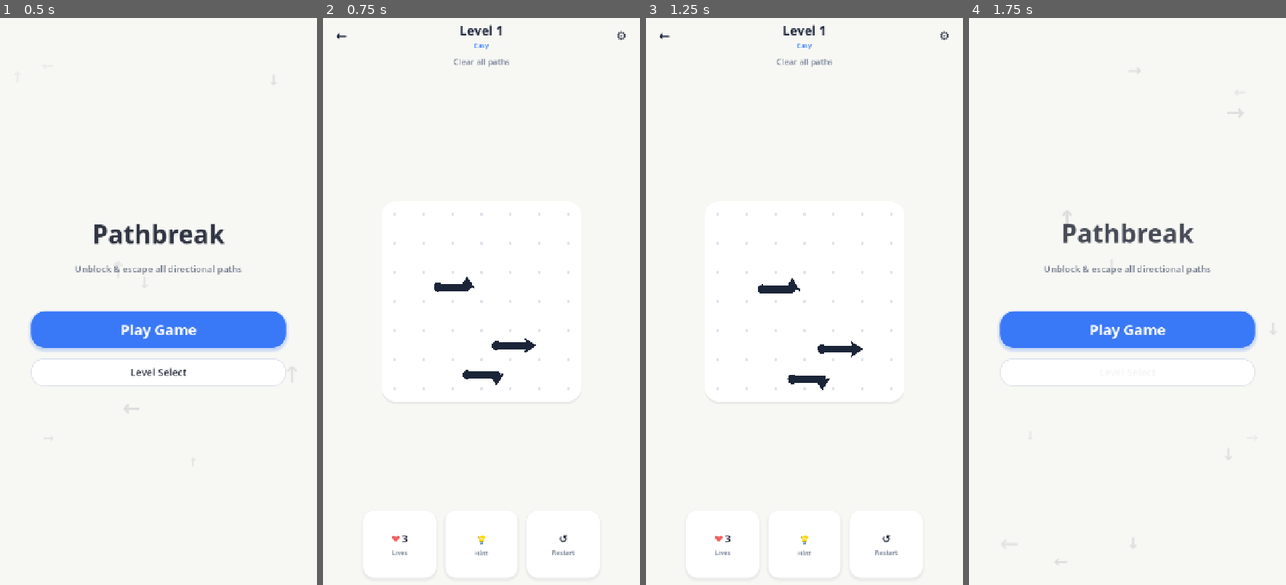
Above: before the commit, frames 1-4 (left to right).
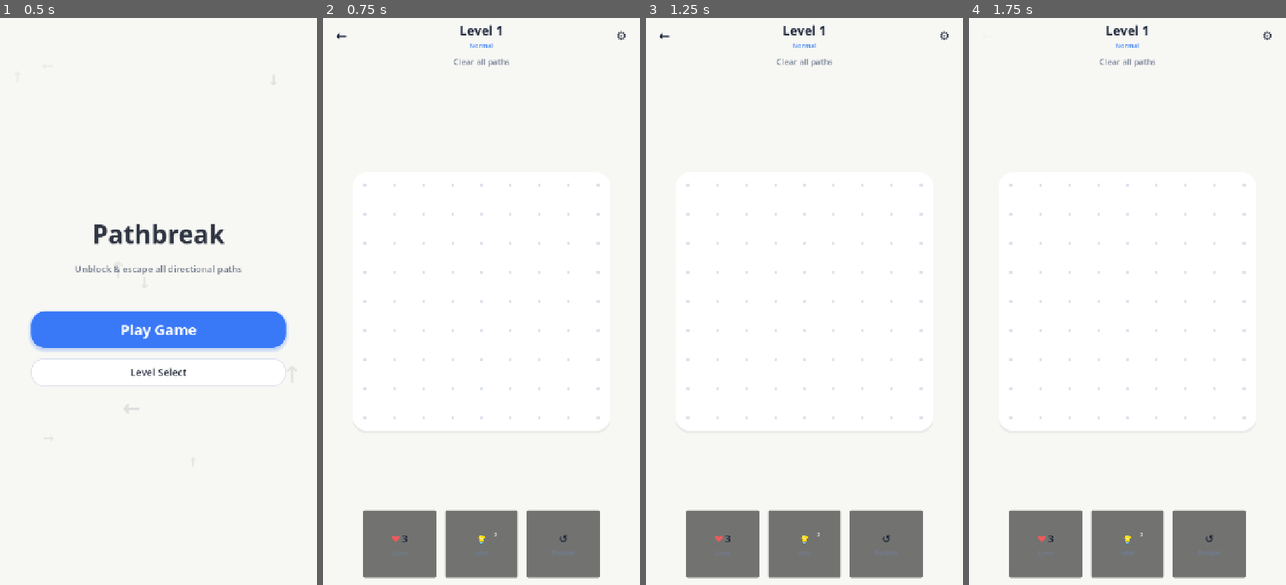
Above: after the commit, the same moments.

Repository: arvindgaikwad/Pathbreak
Game: Godot game, scene res://scenes/MainMenu.tscn
Same seed, same stepped clock (60 frames per second), same inputs: the game is played once before the commit and once after it.
Inputs:
- Up to frame 1 (0.5 s): no input
- Up to frame 2 (0.75 s): click "Play Game" at 0.5 s
- Up to frame 3 (1.25 s): no input
- Up to frame 4 (1.75 s): click "←" at 1.25 s

Frame 1 is identical in both runs. In frame 2, 9.1% of the frame differs, in the area x 12-88%, y 4-99%; in frame 3, 9.2%; in frame 4, 16%, in the area x 9-97%, y 1-99%.
Error after the commit: Parse Error: Cannot infer the type of "activated" variable because the value doesn't have a set type. (res://scripts/ui/hud.gd:69)

Commit message:
Display real lives and improve card interaction safety

Diff:
--- a/scripts/ui/hud.gd
+++ b/scripts/ui/hud.gd
@@ -15,26 +15,24 @@
 @onready var back_button = $TopBar/Margin/VBox/TopRow/BackButton
 @onready var settings_button = $TopBar/Margin/VBox/TopRow/SettingsButton
 
-const COLOR_ACCENT = Color("#3B82F6")
-const COLOR_PRIMARY_TEXT = Color("#1B2538")
-const COLOR_SECONDARY_TEXT = Color("#717D93")
+const COLOR_ACCENT := Color("#3B82F6")
+const COLOR_PRIMARY_TEXT := Color("#1B2538")
+const COLOR_SECONDARY_TEXT := Color("#717D93")
 
-func _ready():
+var interaction_locked := false
+
+func _ready() -> void:
 	_apply_styles()
-
-	# Wire signals on cards
-	lives_card.gui_input.connect(_on_card_input.bind(lives_card, func(): pass))
-	hint_card.gui_input.connect(_on_card_input.bind(hint_card, func(): hint_pressed.emit()))
-	restart_card.gui_input.connect(_on_card_input.bind(restart_card, func(): restart_pressed.emit()))
-
-	back_button.pressed.connect(func():
+	lives_card.mouse_filter = Control.MOUSE_FILTER_IGNORE
+	hint_card.gui_input.connect(_on_card_input.bind(hint_card, func() -> void: hint_pressed.emit()))
+	restart_card.gui_input.connect(_on_card_input.bind(restart_card, func() -> void: restart_pressed.emit()))
+	back_button.pressed.connect(func() -> void:
 		AudioManager.play_button_sound()
 		back_pressed.emit()
 	)
 
-func _apply_styles():
-	# Card style box matching Screen 1 of reference image
-	var card_style = StyleBoxFlat.new()
+func _apply_styles() -> void:
+	var card_style := StyleBoxFlat.new()
 	card_style.bg_color = Color.WHITE
 	card_style.corner_radius_top_left = 24
 	card_style.corner_radius_top_right = 24
@@ -44,12 +42,11 @@
 	card_style.shadow_size = 6
 	card_style.shadow_offset = Vector2(0, 4)
 
-	for c in [lives_card, hint_card, restart_card]:
-		c.add_theme_stylebox_override("panel", card_style)
-		c.pivot_offset = Vector2(80, 50)
+	for card in [lives_card, hint_card, restart_card]:
+		card.add_theme_stylebox_override("panel", card_style)
+		card.pivot_offset = Vector2(80, 50)
 
-	# Circular top buttons style
-	var circle_style = StyleBoxFlat.new()
+	var circle_style := StyleBoxFlat.new()
 	circle_style.bg_color = Color.WHITE
 	circle_style.corner_radius_top_left = 30
 	circle_style.corner_radius_top_right = 30
@@ -59,22 +56,33 @@
 	circle_style.shadow_size = 4
 	circle_style.shadow_offset = Vector2(0, 2)
 
-	for btn in [back_button, settings_button]:
-		btn.add_theme_stylebox_override("normal", circle_style)
-		btn.add_theme_stylebox_override("hover", circle_style)
-		btn.add_theme_stylebox_override("pressed", circle_style)
-		btn.add_theme_stylebox_override("focus", circle_style)
+	for button in [back_button, settings_button]:
+		button.add_theme_stylebox_override("normal", circle_style)
+		button.add_theme_stylebox_override("hover", circle_style)
+		button.add_theme_stylebox_override("pressed", circle_style)
+		button.add_theme_stylebox_override("focus", circle_style)
 
-func _on_card_input(event: InputEvent, card: Control, callback: Callable):
-	if (event is InputEventMouseButton and event.button_index == MOUSE_BUTTON_LEFT and event.pressed) or (event is InputEventScreenTouch and event.pressed):
-		AudioManager.play_button_sound()
-		var t = create_tween()
-		t.tween_property(card, "scale", Vector2(0.94, 0.94), 0.08).set_trans(Tween.TRANS_SINE)
-		t.tween_property(card, "scale", Vector2(1.0, 1.0), 0.15).set_trans(Tween.TRANS_BACK).set_ease(Tween.EASE_OUT)
-		callback.call()
+func _on_card_input(event: InputEvent, card: Control, callback: Callable) -> void:
+	if interaction_locked:
+		return
+	var activated := (
+		event is InputEventMouseButton
+		and event.button_index == MOUSE_BUTTON_LEFT
+		and event.pressed
+	) or (event is InputEventScreenTouch and event.pressed)
+	if not activated:
+		return
 
-func update_hud(level_num: int, diff: String, mistakes: int, hints: int):
+	interaction_locked = true
+	AudioManager.play_button_sound()
+	var tween := create_tween()
+	tween.tween_property(card, "scale", Vector2(0.94, 0.94), 0.08).set_trans(Tween.TRANS_SINE)
+	tween.tween_property(card, "scale", Vector2.ONE, 0.15).set_trans(Tween.TRANS_BACK).set_ease(Tween.EASE_OUT)
+	tween.finished.connect(func() -> void: interaction_locked = false)
+	callback.call()
+
+func update_hud(level_num: int, difficulty: String, lives: int, hints: int) -> void:
 	level_label.text = "Level %d" % level_num
-	difficulty_label.text = diff
-	hint_count_badge.text = str(hints)
-	lives_count_label.text = "3"
+	difficulty_label.text = difficulty
+	hint_count_badge.text = str(maxi(hints, 0))
+	lives_count_label.text = str(maxi(lives, 0))
